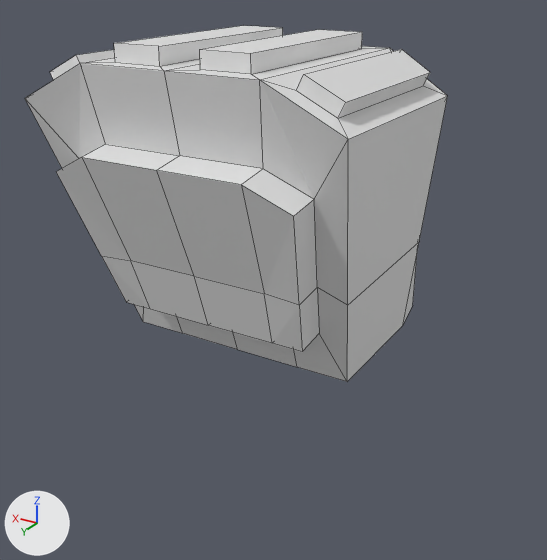
The Blender file CharacterCreator/Mech_01Cockpit.blend, before and after one commit.
One viewpoint serves both versions: a camera (50 mm lens) standing at (-2.67, 4.3, 1.58) and looking at (-0.07, -0.04, -0.59). Every picture has the same lights, and +X, +Y and +Z are marked at lower left. Mesh edges are drawn as thin lines.
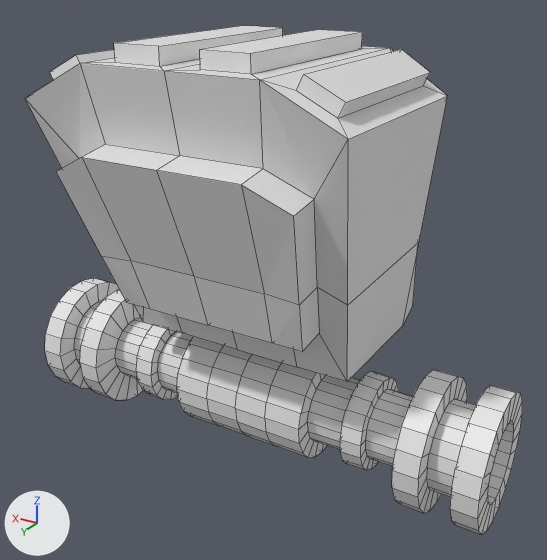
Commit message: Mech Body Creation

Pixel boxes [x1, y1, x2, y2] of what changed, in the pictures (547 x 560 px):
'Body', added
    after: [45, 278, 522, 534]

The change, as a list of edits to the scene's bpy script:
```text
Add me_cylinder_001:
    me_cylinder_001.from_pydata(...)  # 356 vertices, 335 faces; spans x 0.0..1.65, y -0.42..0.44, z -0.42..0.43
Add ob_body:
    ob_body = bpy.data.objects.new('Body', me_cylinder_001)
    ob_body.location = (0.013, -0.019, -1.496)
    ob_body.scale = (1.12, 1.12, 1.12)
    _m = ob_body.modifiers.new('Mirror', 'MIRROR')
    _m.use_clip = True
```
